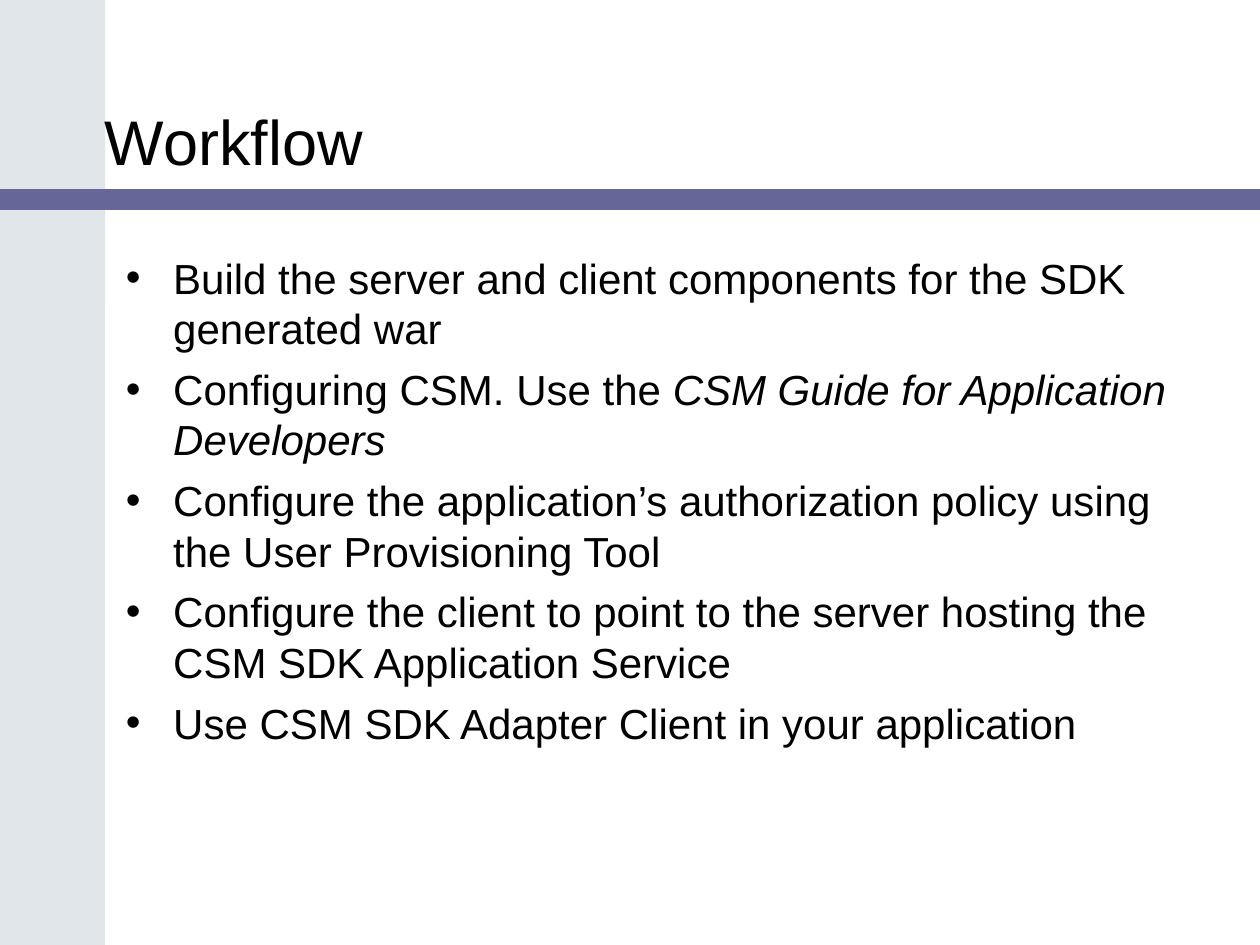
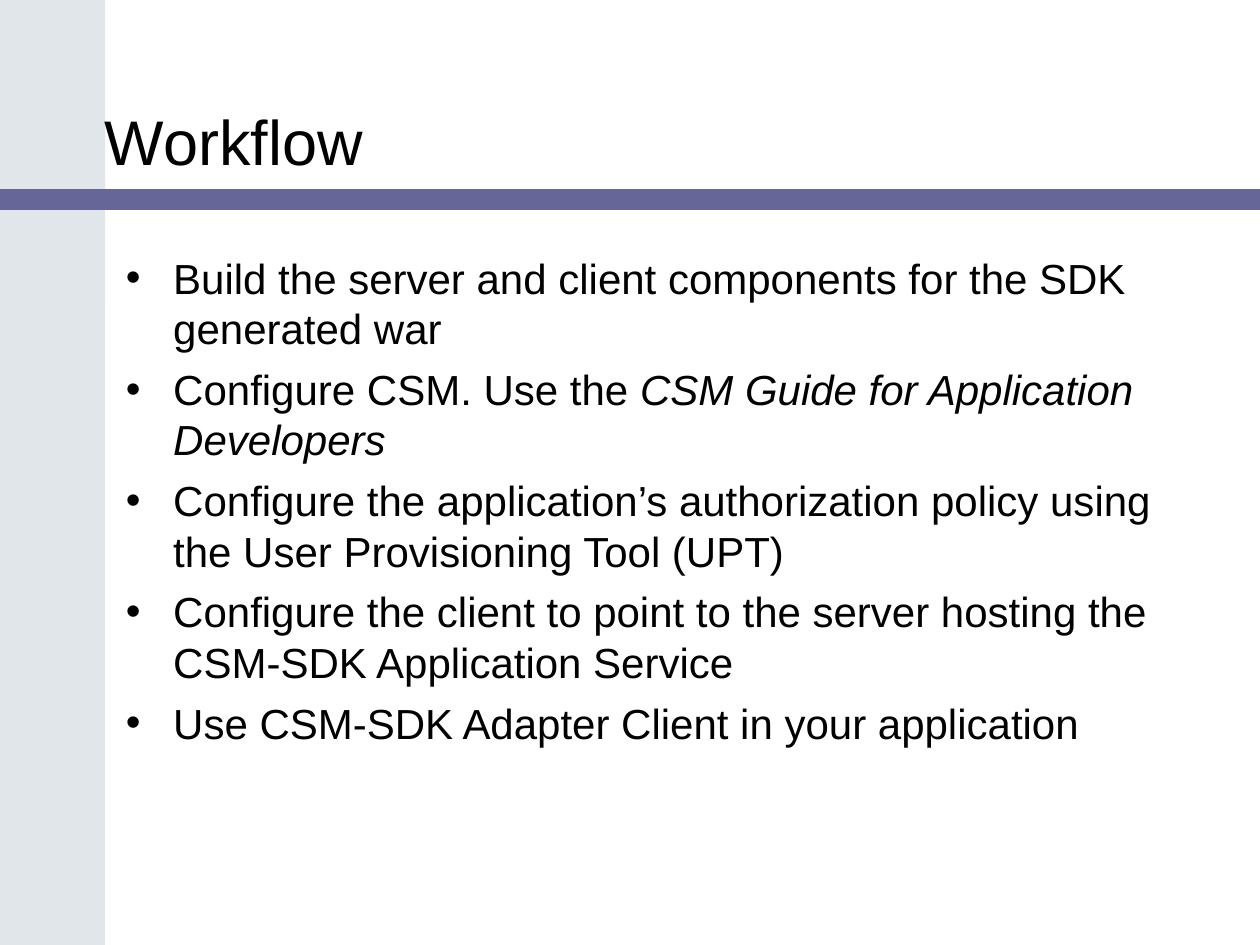
Before and after one commit to CBIIT/common-security-module-docs, a slide deck: slide 12 of Presentations/SDK_Bootcamp_CSM_v1.ppt. Drawn at 1260x945 pixels with LibreOffice and Linux fonts; fonts in the diff are those of the drawing; background and template pictures are left out. Boxes give left, top, right and bottom in pixels: in the first picture for what was removed or moved away, otherwise in the second. Text is boxed around its words. In the diff, an @@ line names an element or a change of style, - is before the commit and + after.

```diff
--- a/Presentations/SDK_Bootcamp_CSM_v1.ppt
+++ b/Presentations/SDK_Bootcamp_CSM_v1.ppt
@@ text at box(173, 374, 1150, 747): text changed @@
-• Configuring CSM. Use the CSM Guide for Application Developers
-• Configure the application’s authorization policy using the User Provisioning Tool
-• Configure the client to point to the server hosting the CSM SDK Application Service
-• Use CSM SDK Adapter Client in your application
+• Configure CSM. Use the CSM Guide for Application Developers
+• Configure the application’s authorization policy using the User Provisioning Tool (UPT)
+• Configure the client to point to the server hosting the CSM-SDK Application Service
+• Use CSM-SDK Adapter Client in your application
```
Also in this commit, not shown: 10 other slides changed, 5 other files.
